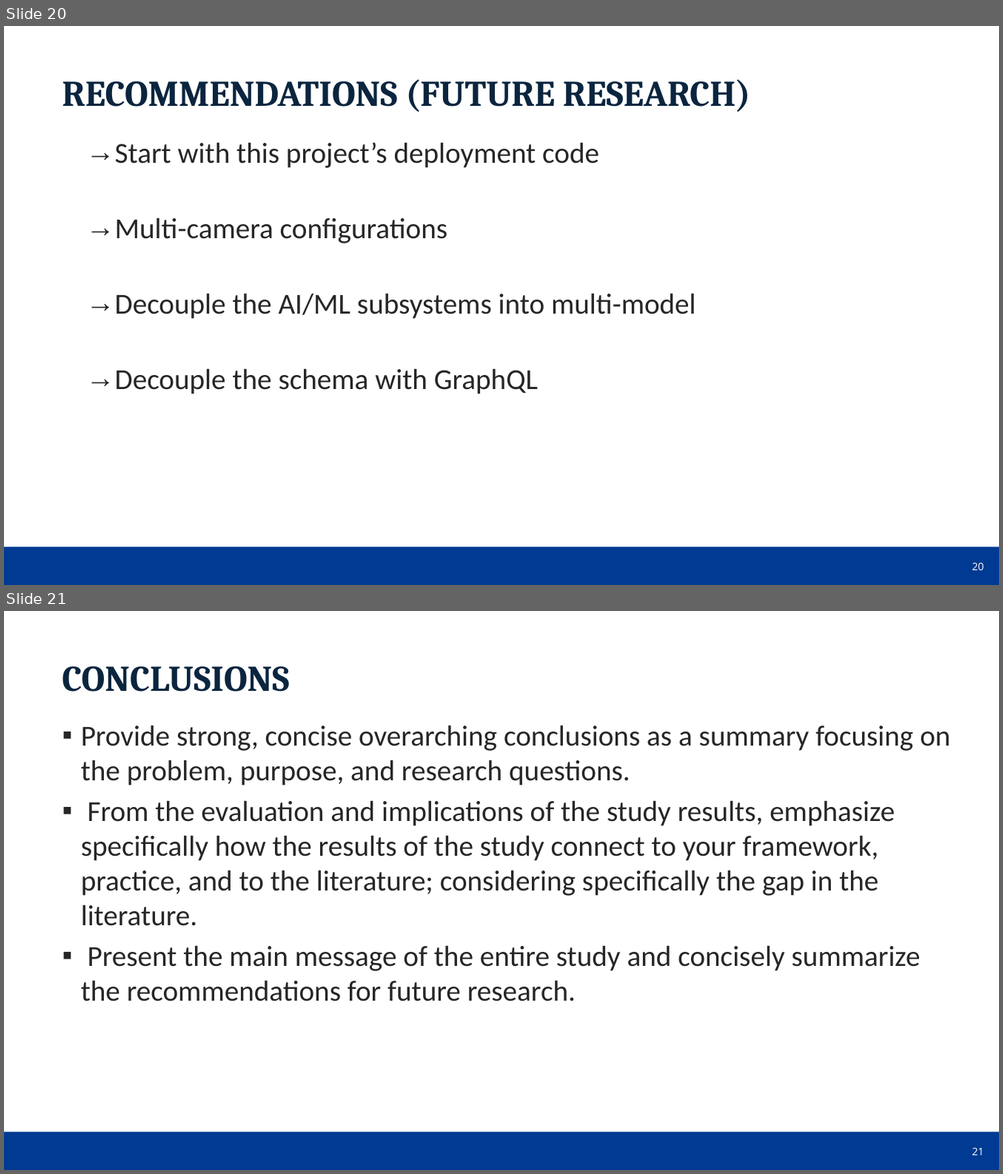
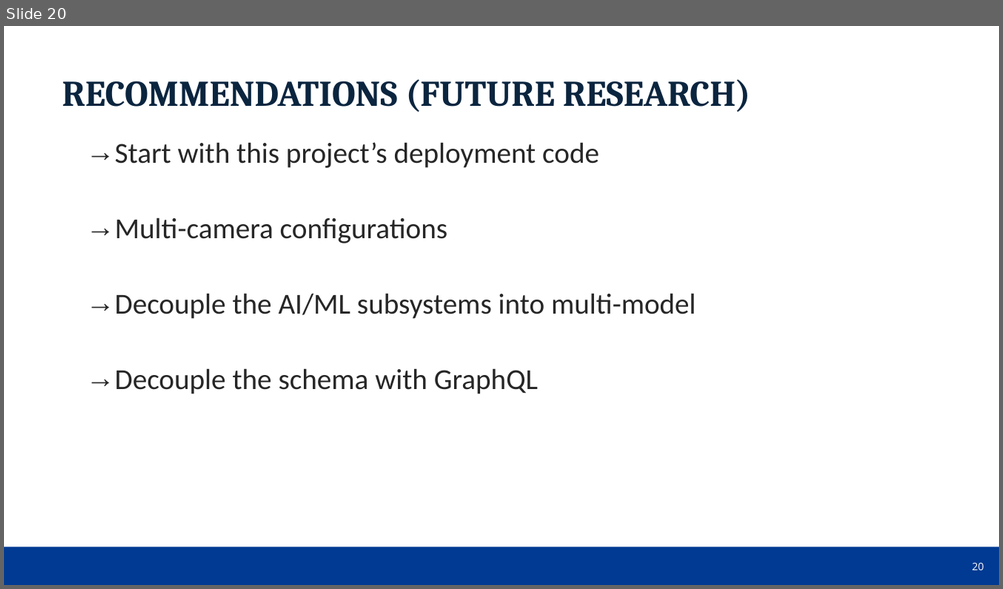
Before and after one commit to dr-natetorious/Dissertation, a slide deck: OralDefenseDeck.pptx. Shown one above the other, each under a label of ours: slides 20 and 21 before the commit, slide 20 after it. The pictures are 1003x1174 and 1003x589 pixels, drawn with LibreOffice and Linux fonts; fonts in the diff are those of the drawing; background and template pictures are left out. Boxes give left, top, right and bottom in pixels: in the first picture for what was removed or moved away, otherwise in the second. Text is boxed around its words. In the diff, an @@ line names an element or a change of style, - is before the commit and + after.

```diff
--- a/OralDefenseDeck.pptx
+++ b/OralDefenseDeck.pptx
@@ slide 21 removed at (4, 611, 999, 1170), background picture (left out); not listed: 2 template elements that a slide beside it also shows @@
@@ text removed at (62, 666, 289, 692) @@
-CONCLUSIONS
@@ text removed at (81, 725, 950, 1002) @@
-▪ Provide strong, concise overarching conclusions as a summary focusing on the problem, purpose, and research questions.
-▪ From the evaluation and implications of the study results, emphasize specifically how the results of the study connect to your framework, practice, and to the literature; considering specifically the gap in the literature.
-▪ Present the main message of the entire study and concisely summarize the recommendations for future research.
```
Also in this commit, not shown: 3 slides changed, 1 slide added.
